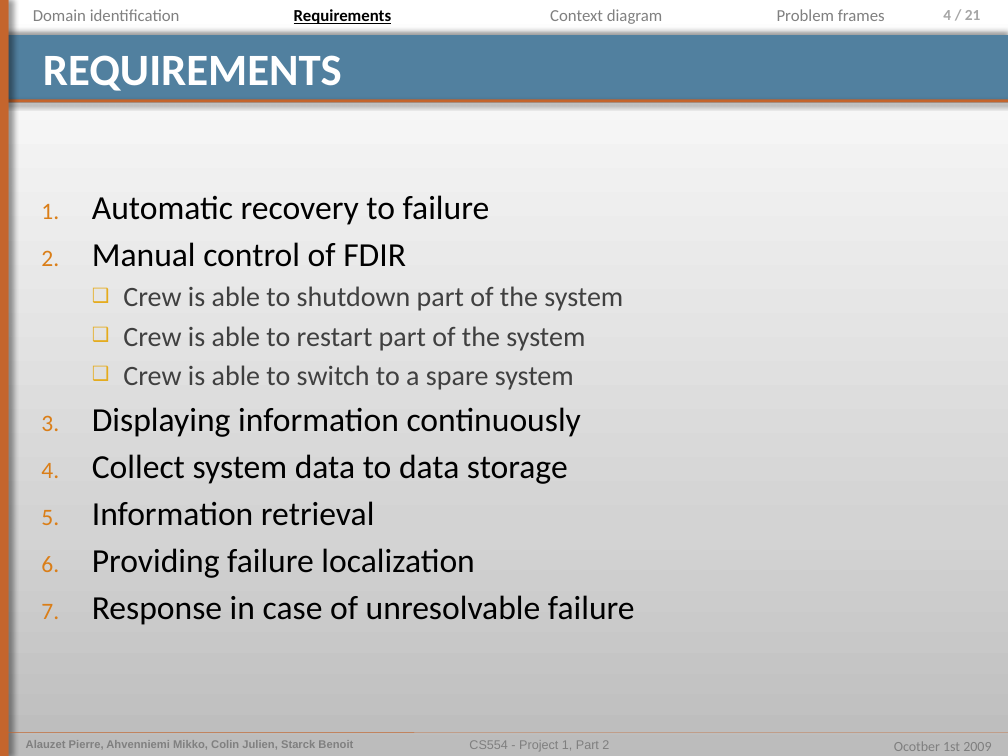
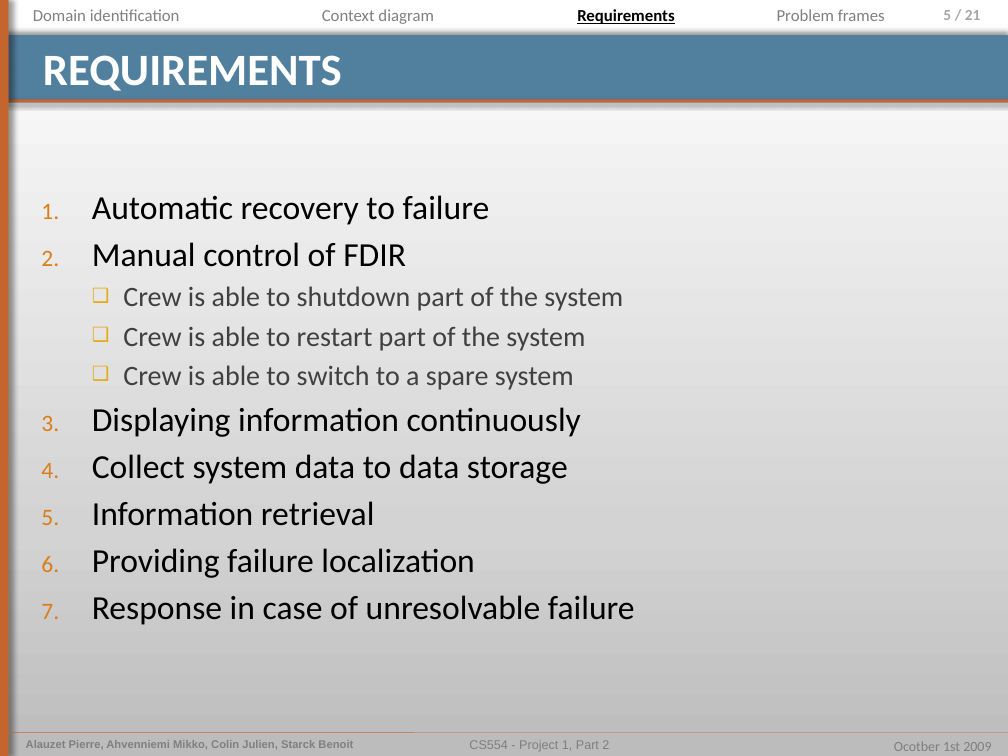
Before and after one commit to pierrealauzet/euroteam, a slide deck: slide 5 of Project 1/Part 2/CS554_EuroTeam_Problem_Frames.pptx (slide 4 before the commit). Drawn at 1008x756 pixels with LibreOffice and Linux fonts; fonts in the diff are those of the drawing. Boxes give left, top, right and bottom in pixels: in the first picture for what was removed or moved away, otherwise in the second. Text is boxed around its words. In the diff, an @@ line names an element or a change of style, - is before the commit and + after.

```diff
--- a/Project 1/Part 2/CS554_EuroTeam_Problem_Frames.pptx
+++ b/Project 1/Part 2/CS554_EuroTeam_Problem_Frames.pptx
@@ text "Context diagram": place and size @@
-text "Context diagram" at (550, 9, 663, 24)
+text "Context diagram" at (322, 9, 434, 24)
@@ text "Requirements": place and size @@
-text "Requirements" at (294, 9, 391, 24)
+text "Requirements" at (577, 9, 674, 24)
@@ page number at (943, 10, 981, 20): text changed @@
-4 / 21
+5 / 21
```
Also in this commit, not shown: 5 other slides changed, 1 other file.
